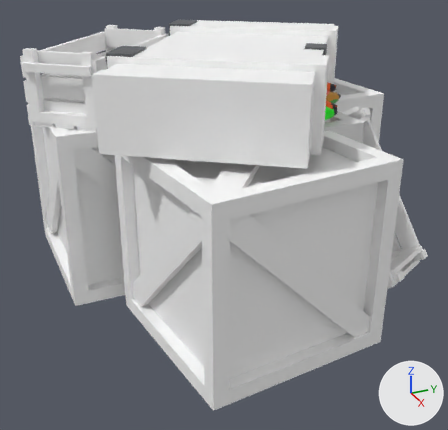
The FBX model models/fishBarrel.fbx: old version first, new version second.
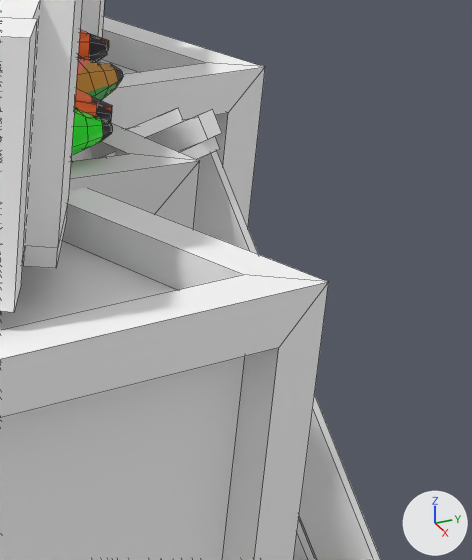
Each version is shown whole from a 50 mm camera at (2.46, -1.18, 1.53) aimed at (0.09, -0.11, 0.35), then close up on the part from 68% to 100% of the width and 17% to 57% of the height. Arrows for +X, +Y and +Z are at lower right; the lights stay in place. The close-ups show mesh edges as thin lines. Where no turn or scale is listed for an object, it has been applied to the vertices.

Script lines for the objects in view, before the commit:
```python
me_circle_039 = bpy.data.meshes.new('Circle.039')
me_circle_039.from_pydata(...)  # 284 vertices, 259 faces; spans x -0.293..0.167, y -0.577..0.37, z -0.085..0.103
# faces by material slot: [81, 178]
me_circle_039.materials.append(mat_ahiscalesnew)  # picture img_ahibake2_png
me_circle_039.materials.append(mat_color_turquoise_014)  # black #0f061b
me_circle_043 = bpy.data.meshes.new('Circle.043')
me_circle_043.from_pydata(...)  # 284 vertices, 259 faces; spans x -0.153..0.082, y -0.466..0.312, z -0.064..0.068
# faces by material slot: [81, 178]
me_circle_043.materials.append(mat_bassscalesnew)  # picture img_bassbake_png
me_circle_043.materials.append(mat_color_turquoise_015)  # black #0f061b
me_cube_011 = bpy.data.meshes.new('Cube.011')
me_cube_011.from_pydata(...)  # 88 vertices, 76 faces; spans x -0.8..0.8, y -0.72..0.72, z -0.16..0.16
me_cube_011.materials.append(mat_planks_001)  # its picture is missing
ob_ahi_002 = bpy.data.objects.new('Ahi.002', me_circle_039)
ob_ahi_002.location = (0.133, -0.03, 0.843)
ob_choice_003 = bpy.data.objects.new('Choice.003', me_circle_043)
ob_choice_003.location = (0.286, -0.009, 0.837)
ob_crate_flat_004 = bpy.data.objects.new('crate flat.004', me_cube_011)
ob_crate_flat_004.location = (0.001, -0.001, 0.953)
# also in view: 'handcrate.005' at (0.28, 0.46, 0.4); 'crate.007' at (-0.4, 0.41, 0.4); 'Ahi.003' at (-0.24, -0.03, 0.85); 'Salmon.001' at (0.22, -0.01, 0.85); 'crate.008' at (0.46, -0.16, 0.4)
```
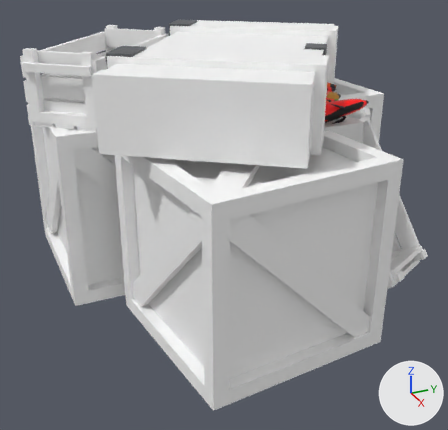
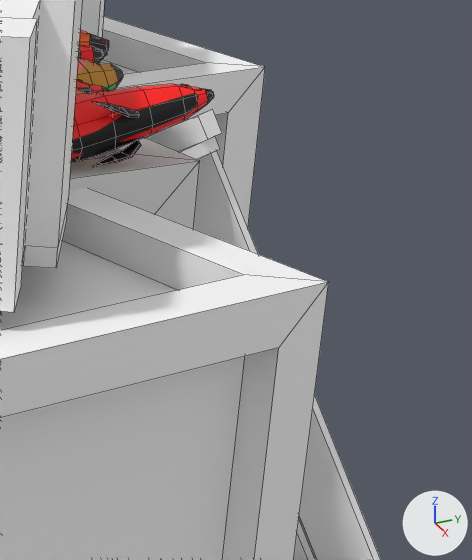
Patch to the scene script:
```diff
--- a/models/fishBarrel.fbx.py
+++ b/models/fishBarrel.fbx.py
@@ img_grouperbake2_png @@
+img_grouperbake2_png = load_image('grouperBake2.png', 'grouperBake2.png', 1024, 1024, 'sRGB')
@@ mat_grouperscales @@
+mat_grouperscales = principled_material('grouperScales')
+mat_grouperscales.texture = img_grouperbake2_png  # with its transparency
@@ me_circle_002 @@
+me_circle_002.from_pydata(...)  # 284 vertices, 259 faces; spans x -0.131..0.065, y -0.388..0.26, z -0.046..0.062
+# faces by material slot: [178, 81]
+me_circle_002.materials.append(mat_color_turquoise_013)  # black #0f061b
+me_circle_002.materials.append(mat_grouperscales)  # picture img_grouperbake2_png
@@ me_circle_003 @@
+me_circle_003.from_pydata(...)  # 284 vertices, 259 faces; spans x -0.177..0.091, y -0.425..0.278, z -0.049..0.069
+# faces by material slot: [178, 81]
+me_circle_003.materials.append(mat_color_turquoise_013)  # black #0f061b
+me_circle_003.materials.append(mat_grouperscales)  # picture img_grouperbake2_png
@@ me_circle_005 @@
+me_circle_005.from_pydata(...)  # 284 vertices, 259 faces; spans x -0.106..0.055, y -0.316..0.207, z -0.048..0.055
+# faces by material slot: [178, 81]
+me_circle_005.materials.append(mat_color_turquoise_013)  # black #0f061b
+me_circle_005.materials.append(mat_grouperscales)  # picture img_grouperbake2_png
@@ ob_grouper_002 @@
+ob_grouper_002 = bpy.data.objects.new('Grouper.002', me_circle_002)
+ob_grouper_002.location = (0.189, 0.11, 0.844)
@@ ob_grouper_003 @@
+ob_grouper_003 = bpy.data.objects.new('Grouper.003', me_circle_003)
+ob_grouper_003.location = (0.035, 0.16, 0.844)
@@ ob_grouper_004 @@
+ob_grouper_004 = bpy.data.objects.new('Grouper.004', me_circle_005)
+ob_grouper_004.location = (0.344, 0.215, 0.844)
```

Boxes (x1, y1, x2, y2) around the edits, measured in the close-ups (472 x 560 px):
'Grouper.004', added
    after: (71, 84, 214, 167)
    faces in mat_grouperscales (picture img_grouperbake2_png): (71, 84, 211, 163)
    faces in mat_color_turquoise_013 (black #0f061b): (93, 84, 214, 167)
'Grouper.003', added
    after: (78, 45, 104, 63)
    faces in mat_grouperscales (picture img_grouperbake2_png): (78, 45, 94, 62)
    faces in mat_color_turquoise_013 (black #0f061b): (92, 46, 104, 63)
'Grouper.002', added
    after: (76, 80, 109, 94)
    faces in mat_grouperscales (picture img_grouperbake2_png): (76, 80, 103, 94)
'Choice.003', unchanged, covered by the edit
    before: (71, 108, 113, 156)
